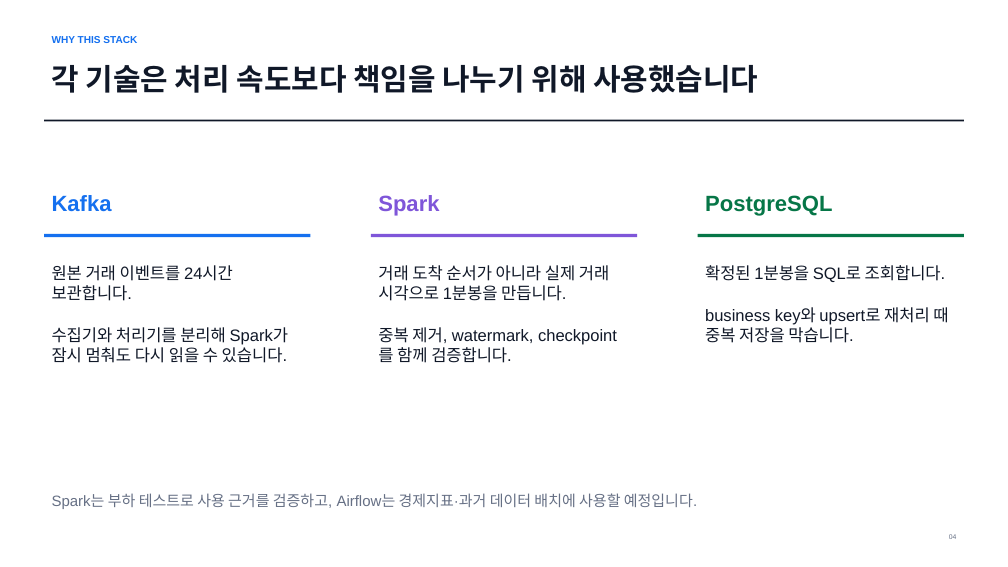
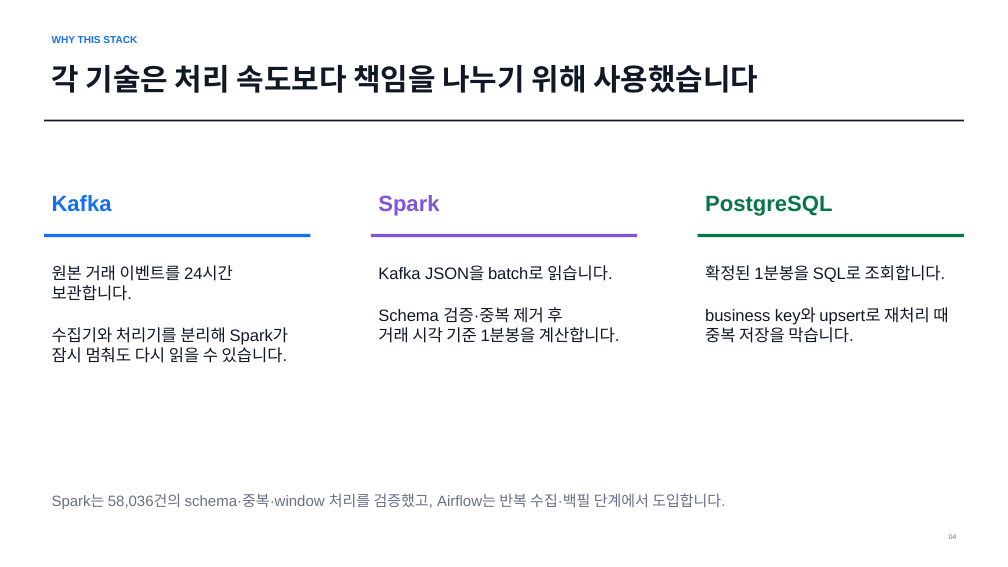
Before and after one commit to hjh6709/us-market-intelligence-pipeline, a slide deck: slide 4 of docs/presentation/us-market-pipeline-assignment.pptx. Drawn at 1008x567 pixels with LibreOffice and Linux fonts; fonts in the diff are those of the drawing. Boxes give left, top, right and bottom in pixels: in the first picture for what was removed or moved away, otherwise in the second. Text is boxed around its words. In the diff, an @@ line names an element or a change of style, - is before the commit and + after.

Commit message:
docs: refine kafka spark assignment evidence

```diff
--- a/docs/presentation/us-market-pipeline-assignment.pptx
+++ b/docs/presentation/us-market-pipeline-assignment.pptx
@@ text at (378, 265, 620, 343): text changed @@
-거래 도착 순서가 아니라 실제 거래 시각으로 1분봉을 만듭니다.
-중복 제거, watermark, checkpoint를 함께 검증합니다.
+Kafka JSON을 batch로 읽습니다.
+Schema 검증·중복 제거 후
+거래 시각 기준 1분봉을 계산합니다.
@@ text at (52, 493, 725, 509): text changed @@
-Spark는 부하 테스트로 사용 근거를 검증하고, Airflow는 경제지표·과거 데이터 배치에 사용할 예정입니다.
+Spark는 58,036건의 schema·중복·window 처리를 검증했고, Airflow는 반복 수집·백필 단계에서 도입합니다.
```
Also in this commit, not shown: 5 other slides changed, 7 other files.
